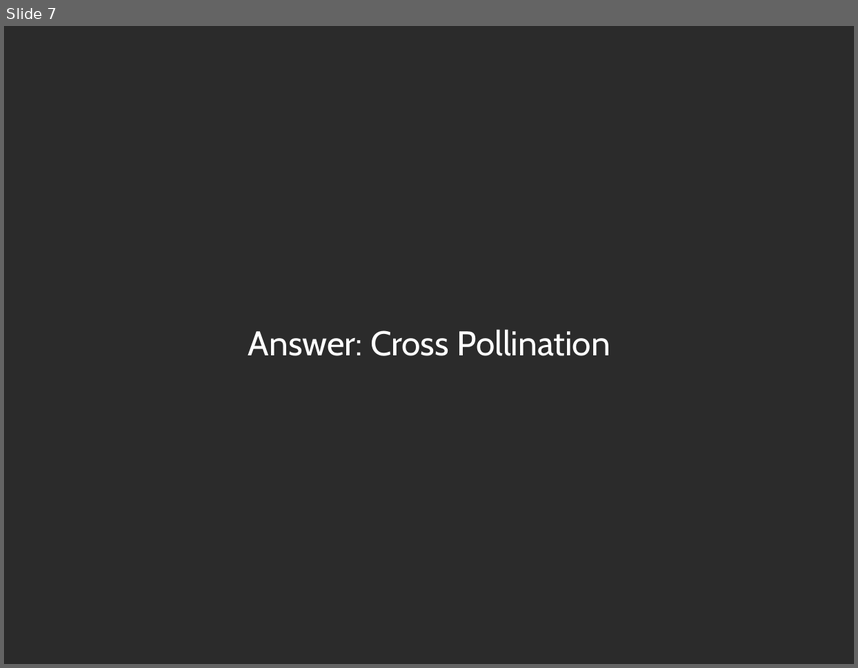
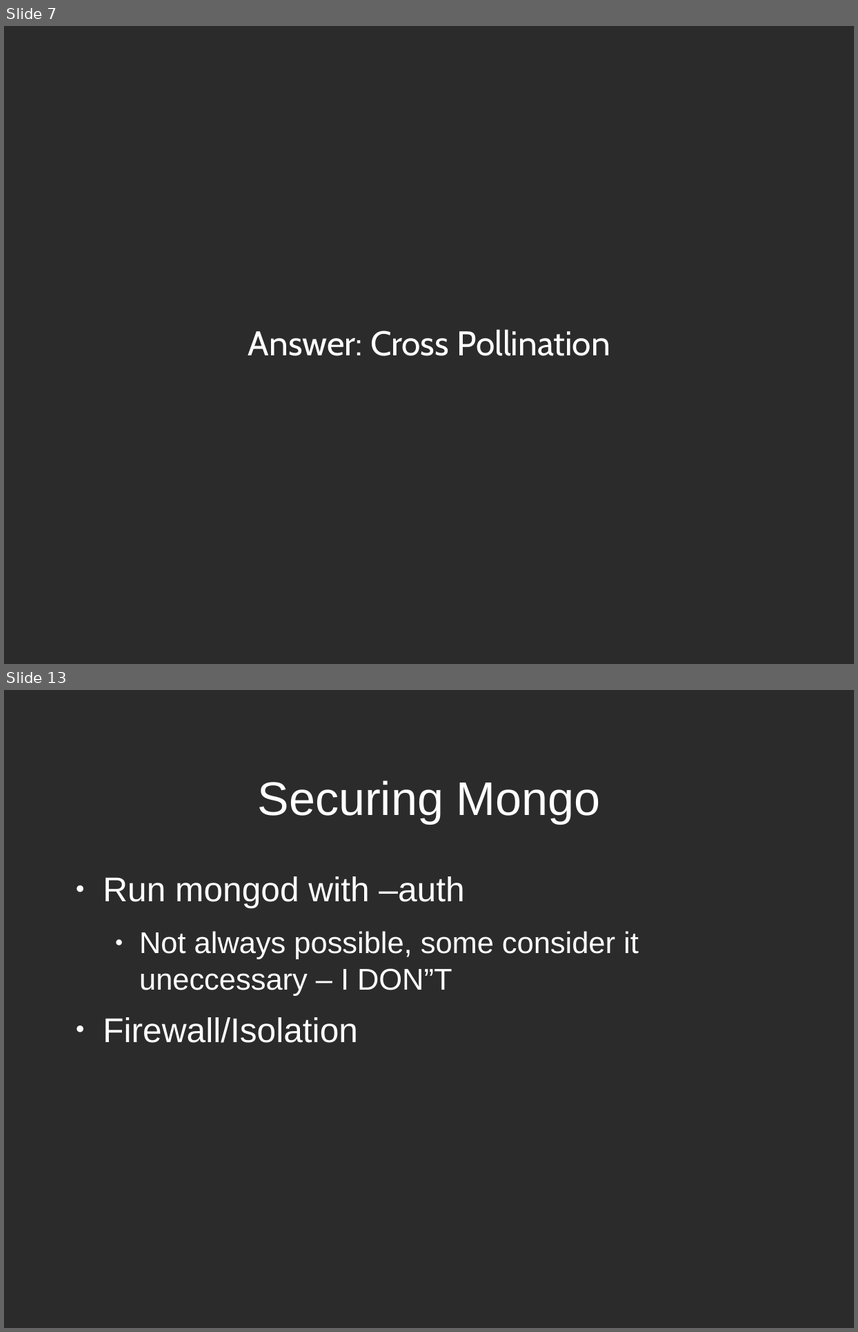
Before and after one commit to zippy1981/TalkMaterials, a slide deck: MongoMeetup/2010-July/Mongo Windows Administration for the Unix Programmer.odp. Shown one above the other, each under a label of ours: slide 7 before the commit, slides 7 and 13 after it; the slides between them are not shown. The pictures are 858x668 and 858x1332 pixels, drawn with LibreOffice and Linux fonts; fonts in the diff are those of the drawing; background and template pictures are left out; a plain dark background stands for a picture behind light text. Boxes give left, top, right and bottom in pixels: in the first picture for what was removed or moved away, otherwise in the second. Text is boxed around its words. In the diff, an @@ line names an element or a change of style, - is before the commit and + after.

```diff
--- a/MongoMeetup/2010-July/Mongo Windows Administration for the Unix Programmer.odp
+++ b/MongoMeetup/2010-July/Mongo Windows Administration for the Unix Programmer.odp
@@ slide 13 added at (x1=4, y1=690, x2=854, y2=1328), background picture (left out) @@
@@ title added at (x1=258, y1=780, x2=601, y2=823), 44 pt, text #FFFFFF @@
+Securing Mongo
@@ text added at (x1=103, y1=876, x2=639, y2=1043), 28 pt, text #FFFFFF @@
+● Run mongod with –auth
+  ● Not always possible, some consider it uneccessary – I DON”T
+● Firewall/Isolation
```
Also in this commit, not shown: 11 slides changed, 12 other slides added.
